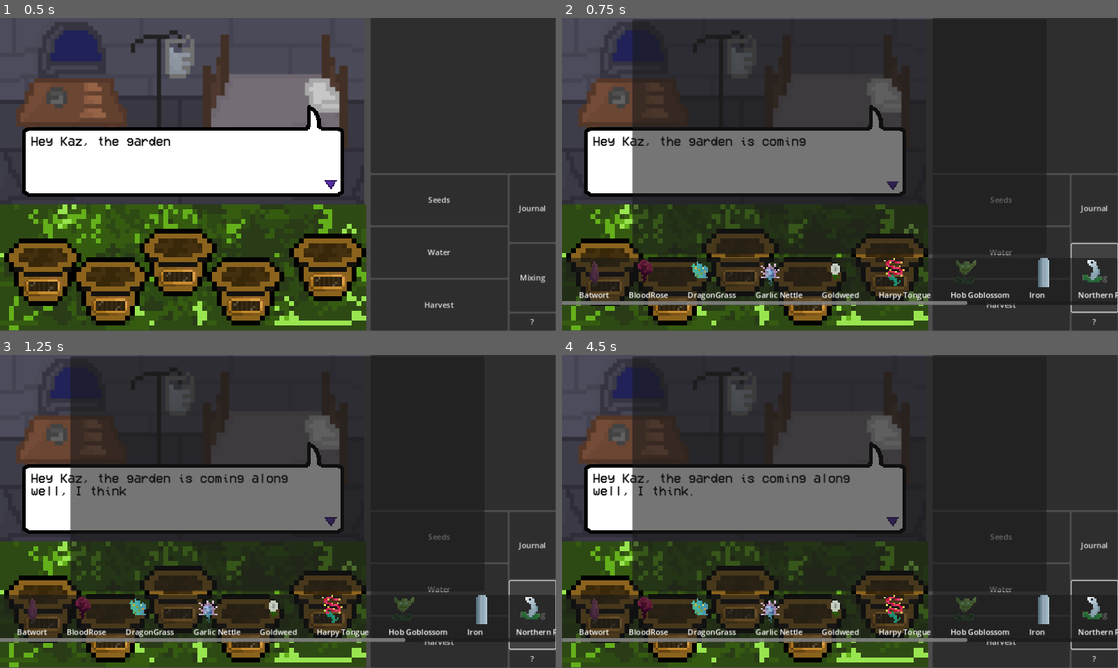
Above: before the commit, frames 1-4 (two rows, left to right).
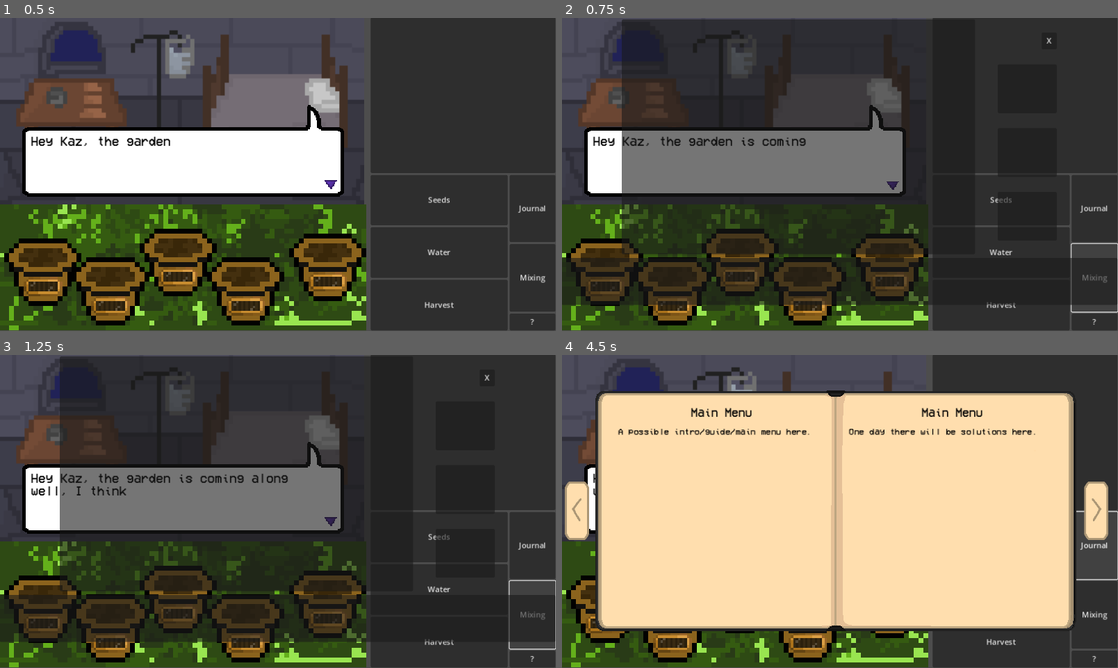
Above: after the commit, the same moments.

Repository: Chasmessian/Shadow-Alchemy
Game: Godot game, scene res://world.tscn
Two runs of this game, one before a commit and one after it. Both use one fixed random seed, a clock stepped at 60 frames per second and the inputs below.
Inputs (mouse positions are in pixels of both pictures, inside the frame that each line leads up to):
- Up to frame 1 (0.5 s): no input
- Up to frame 2 (0.75 s): click "Mixing" at 0.5 s
- Up to frame 3 (1.25 s): no input
- Up to frame 4 (4.5 s): click (1051, 376) at 1.25 s, where only the run after the commit has a clickable "X"; click "Seeds" at 2 s; click "Water" at 2.75 s; click "Harvest" at 3.5 s; click "Journal" at 4.25 s

Frame 1 is identical in both runs. In frame 2, 4.2% of the frame differs, in the area x 0-100%, y 0-92%; in frame 3, 4.2%; in frame 4, 75%, in the area x 0-100%, y 0-95%.

Commit message:
mixing UI improvements

Diff:
--- a/UI/MixingScene/Mixing.gd
+++ b/UI/MixingScene/Mixing.gd
@@ -2,18 +2,20 @@
 var itemSlotScene = preload("res://UI/MixingScene/itemSlot.tscn")
 @onready var inventoryControl = $VBoxContainer/PanelContainer/ScrollContainer/Inventory
 func _ready():
-	Inventory.add(Batwort, 10)
-	Inventory.add(BloodRose, 10)
-	Inventory.add(DragonGrass, 10)
-	Inventory.add(GarlicNettle, 1)
-	Inventory.add(GoldWeed,5)
-	Inventory.add(HarpyTongue,5)
-	Inventory.add(HobGoblossom,5)
-	Inventory.add(Iron,5)
-	Inventory.add(NorthernFang,5)
-	Inventory.add(Potato,5)
-	Inventory.add(ShadowWood,5)
-	Inventory.add(Silverleaf,5)
+	#testing purposes
+
+	#Inventory.add(Batwort, 5)
+	#Inventory.add(BloodRose, 5)
+	#Inventory.add(DragonGrass, 5)
+	#Inventory.add(GarlicNettle, 5)
+	#Inventory.add(GoldWeed,5)
+	#Inventory.add(HarpyTongue,5)
+	#Inventory.add(HobGoblossom,5)
+	#Inventory.add(Iron,5)
+	#Inventory.add(NorthernFang,5)
+	#Inventory.add(Potato,5)
+	#Inventory.add(ShadowWood,5)
+	#Inventory.add(Silverleaf,5)
 
 
 
@@ -31,3 +33,7 @@
 			print(i)
 			inventoryControl.add_child(slot)
 			inventoryControl.add_child(load("res://UI/MixingScene/spacing.tscn").instantiate())
+
+
+func closeMenu():
+	World.instance.closeMenu()
--- a/UI/MixingScene/Mixing.tscn
+++ b/UI/MixingScene/Mixing.tscn
@@ -31,6 +31,74 @@
 [node name="Spacing2" type="Control" parent="VBoxContainer/HBoxContainer"]
 layout_mode = 2
 size_flags_horizontal = 3
+size_flags_stretch_ratio = 0.32
+
+[node name="side buttons" type="VBoxContainer" parent="VBoxContainer/HBoxContainer"]
+layout_mode = 2
+size_flags_horizontal = 3
+
+[node name="Spacing8" type="Control" parent="VBoxContainer/HBoxContainer/side buttons"]
+layout_mode = 2
+size_flags_horizontal = 3
+size_flags_vertical = 3
+size_flags_stretch_ratio = 0.23
+
+[node name="Exit Button" type="HBoxContainer" parent="VBoxContainer/HBoxContainer/side buttons"]
+layout_mode = 2
+size_flags_vertical = 3
+size_flags_stretch_ratio = 0.35
+
+[node name="Spacing8" type="Control" parent="VBoxContainer/HBoxContainer/side buttons/Exit Button"]
+layout_mode = 2
+size_flags_horizontal = 3
+size_flags_vertical = 3
+size_flags_stretch_ratio = 0.58
+
+[node name="Exit" type="Button" parent="VBoxContainer/HBoxContainer/side buttons/Exit Button"]
+layout_mode = 2
+size_flags_horizontal = 3
+size_flags_stretch_ratio = 0.2
+text = "X"
+
+[node name="Spacing6" type="Control" parent="VBoxContainer/HBoxContainer/side buttons"]
+layout_mode = 2
+size_flags_horizontal = 3
+size_flags_vertical = 3
+size_flags_stretch_ratio = 0.23
+
+[node name="Button" type="Button" parent="VBoxContainer/HBoxContainer/side buttons"]
+layout_mode = 2
+size_flags_vertical = 3
+
+[node name="Spacing3" type="Control" parent="VBoxContainer/HBoxContainer/side buttons"]
+layout_mode = 2
+size_flags_horizontal = 3
+size_flags_vertical = 3
+size_flags_stretch_ratio = 0.23
+
+[node name="Button2" type="Button" parent="VBoxContainer/HBoxContainer/side buttons"]
+layout_mode = 2
+size_flags_vertical = 3
+
+[node name="Spacing4" type="Control" parent="VBoxContainer/HBoxContainer/side buttons"]
+layout_mode = 2
+size_flags_horizontal = 3
+size_flags_vertical = 3
+size_flags_stretch_ratio = 0.23
+
+[node name="Button3" type="Button" parent="VBoxContainer/HBoxContainer/side buttons"]
+layout_mode = 2
+size_flags_vertical = 3
+
+[node name="Spacing7" type="Control" parent="VBoxContainer/HBoxContainer/side buttons"]
+layout_mode = 2
+size_flags_horizontal = 3
+size_flags_vertical = 3
+size_flags_stretch_ratio = 0.23
+
+[node name="Spacing3" type="Control" parent="VBoxContainer/HBoxContainer"]
+layout_mode = 2
+size_flags_horizontal = 3
 
 [node name="Spacing2" type="Control" parent="VBoxContainer"]
 layout_mode = 2
@@ -55,3 +123,5 @@
 layout_mode = 2
 size_flags_vertical = 3
 size_flags_stretch_ratio = 0.5
+
+[connection signal="pressed" from="VBoxContainer/HBoxContainer/side buttons/Exit Button/Exit" to="." method="closeMenu"]
--- a/world.gd
+++ b/world.gd
@@ -1,17 +1,21 @@
 class_name World
 extends Node2D
+
 var openMenu = null
 static var instance = null
+
 func _init():
 	if(instance==null):
 		instance = self
 	else:
 		queue_free()
+
 func changeMenu(newMenu):
 	if(openMenu!=null):
 		remove_child(openMenu)
 	openMenu = newMenu.instantiate()
 	add_child(openMenu)
+
 func closeMenu():
 	if(openMenu!=null):
 		remove_child(openMenu)
